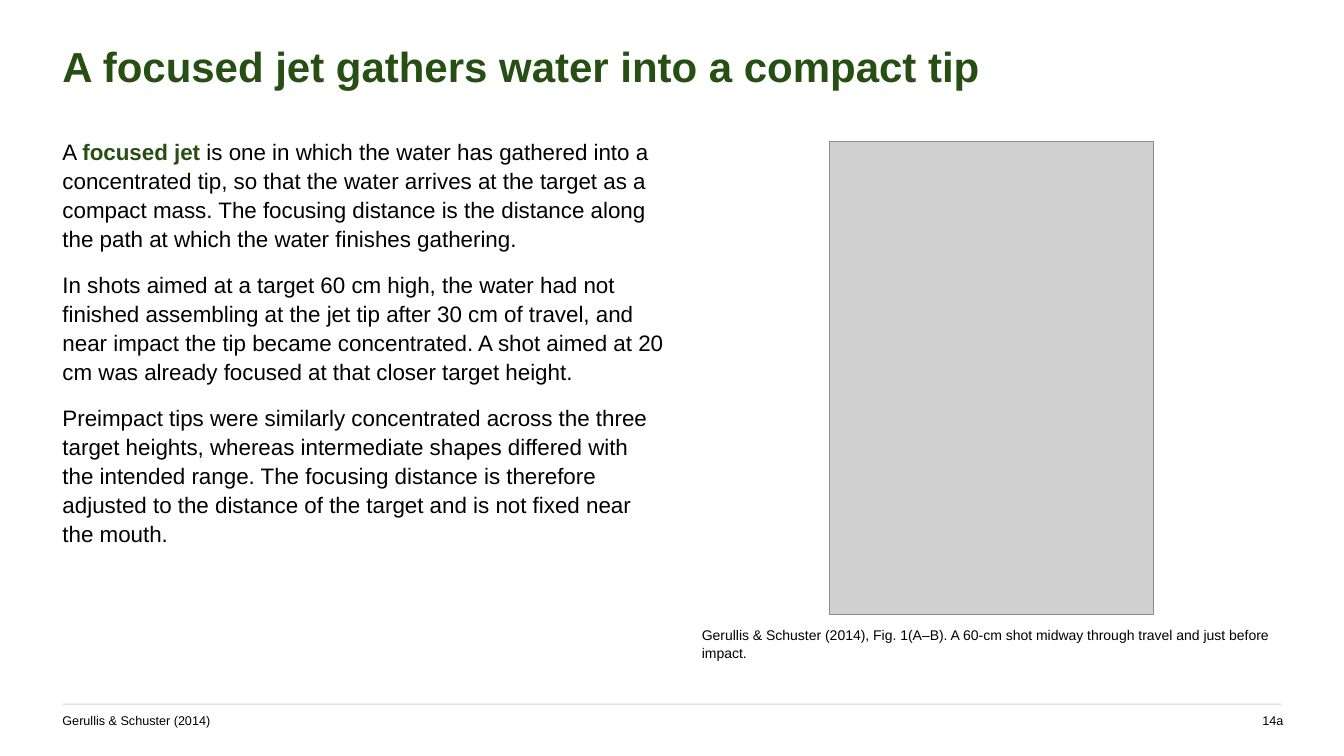
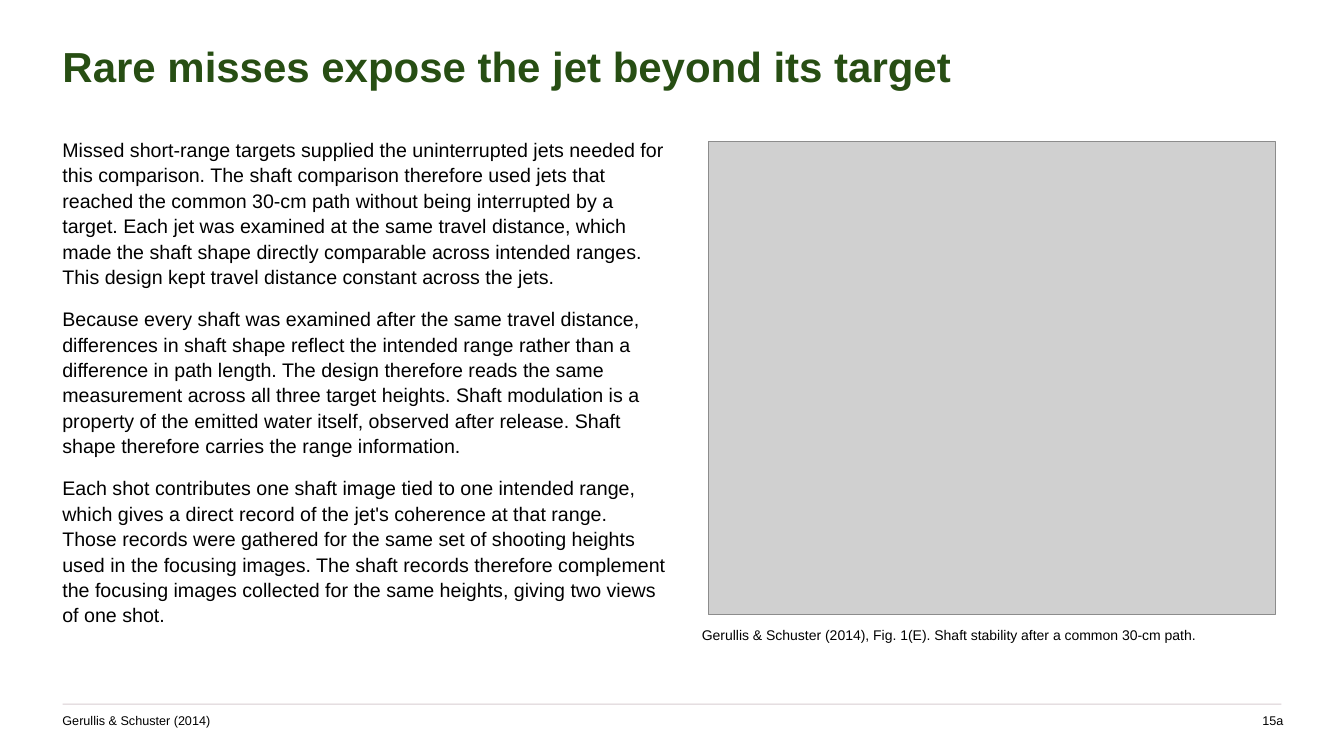
Before and after one commit to jordanxxlopez/NEUROETHOLOGY, a slide deck: slide 20 of scaffolded/Neuroethology_Lecture27_FA2026_SCAFFOLDED.pptx. Drawn at 1344x756 pixels with LibreOffice and Linux fonts; fonts in the diff are those of the drawing; grey boxes stand for pictures. Boxes give left, top, right and bottom in pixels: in the first picture for what was removed or moved away, otherwise in the second. Text is boxed around its words. In the diff, an @@ line names an element or a change of style, - is before the commit and + after.

```diff
--- a/scaffolded/Neuroethology_Lecture27_FA2026_SCAFFOLDED.pptx
+++ b/scaffolded/Neuroethology_Lecture27_FA2026_SCAFFOLDED.pptx
@@ text at (62,51,951,90): text changed @@
-A focused jet gathers water into a compact tip
+Rare misses expose the jet beyond its target
@@ text at (62,142,665,623): text changed; size 16 to 14 pt @@
-A focused jet is one in which the water has gathered into a concentrated tip, so that the water arrives at the target as a compact mass. The focusing distance is the distance along the path at which the water finishes gathering.
-In shots aimed at a target 60 cm high, the water had not finished assembling at the jet tip after 30 cm of travel, and near impact the tip became concentrated. A shot aimed at 20 cm was already focused at that closer target height.
-Preimpact tips were similarly concentrated across the three target heights, whereas intermediate shapes differed with the intended range. The focusing distance is therefore adjusted to the distance of the target and is not fixed near the mouth.
+Missed short-range targets supplied the uninterrupted jets needed for this comparison. The shaft comparison therefore used jets that reached the common 30-cm path without being interrupted by a target. Each jet was examined at the same travel distance, which made the shaft shape directly comparable across intended ranges. This design kept travel distance constant across the jets.
+Because every shaft was examined after the same travel distance, differences in shaft shape reflect the intended range rather than a difference in path length. The design therefore reads the same measurement across all three target heights. Shaft modulation is a property of the emitted water itself, observed after release. Shaft shape therefore carries the range information.
+Each shot contributes one shaft image tied to one intended range, which gives a direct record of the jet's coherence at that range. Those records were gathered for the same set of shooting heights used in the focusing images. The shaft records therefore complement the focusing images collected for the same heights, giving two views of one shot.
@@ picture: place and size @@
-picture at (830,141,1154,615)
+picture at (709,141,1275,615)
@@ text at (702,630,1196,643): text changed @@
-Gerullis & Schuster (2014), Fig. 1(A–B). A 60-cm shot midway through travel and just before impact.
+Gerullis & Schuster (2014), Fig. 1(E). Shaft stability after a common 30-cm path.
@@ text at (1262,716,1283,725): text changed @@
-14a
+15a
```
Also in this commit, not shown: 51 other slides changed, 7 slides added, 7 slides removed, 4 other files.
